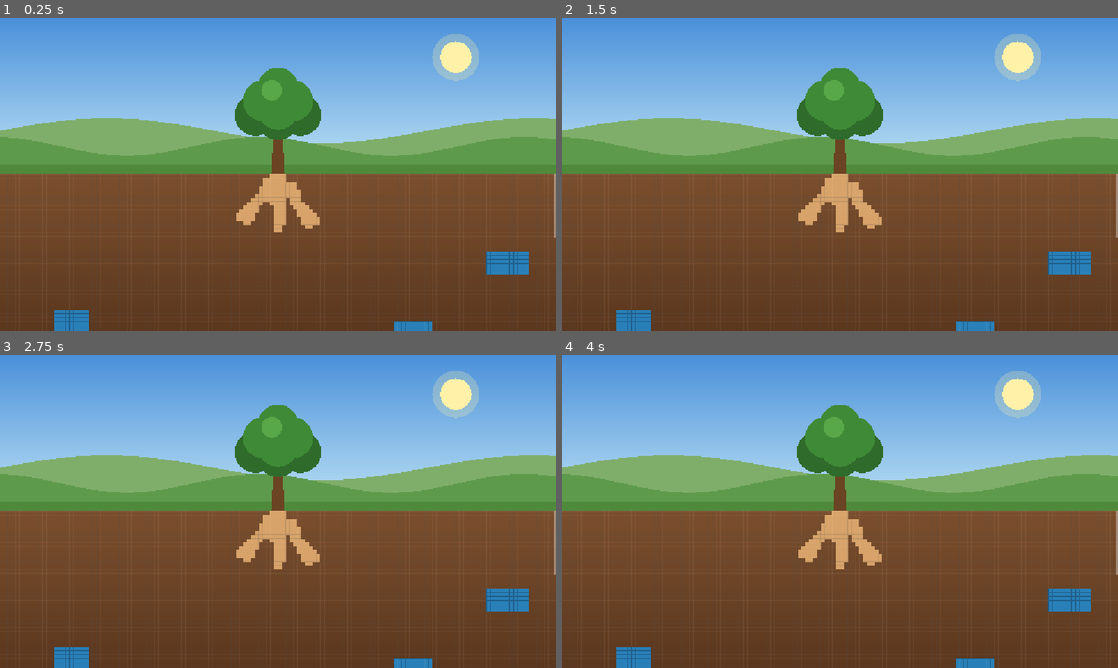
Above: before the commit, frames 1-4 (two rows, left to right).
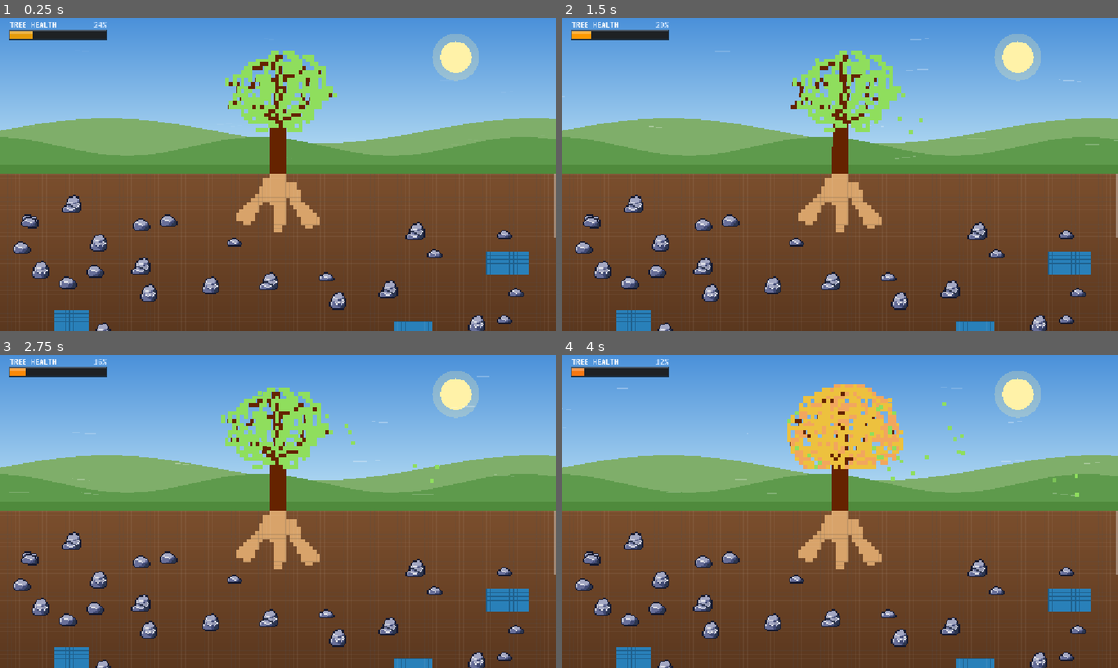
Above: after the commit, the same moments.

Repository: Jeeareen/ExtendoRoot
Game: Godot game, scene res://scenes/main.tscn
The game is run twice, just before and just after one commit, with the same random seed, the same clock (stepped at 60 frames per second) and the same inputs.
Inputs (mouse positions are in pixels of both pictures, inside the frame that each line leads up to):
- Up to frame 1 (0.25 s): no input
- Up to frame 2 (1.5 s): tap Enter at 0.5 s; move the mouse to (962, 158) at 0.52 s; click (962, 158) at 0.67 s; drag from (728, 190) to (812, 237) at 1.27 s
- Up to frame 3 (2.75 s): move the mouse to (333, 442) at 2.02 s; click (333, 442) at 2.17 s
- Up to frame 4 (4 s): drag from (812, 574) to (673, 464) at 2.77 s; move the mouse to (1006, 558) at 3.52 s; click (1006, 558) at 3.67 s

The runs differ from the first frame. In frame 1, 7.5% of the frame differs, in the area x 1-95%, y 1-100%; in frame 2, 7.5%; in frame 3, 7.6%; in frame 4, 8.4%, in the area x 0-97%, y 1-100%.

Commit message:
feat: add tree growth stages, wind sway & particles, rock obstacles, and health UI
- Render pixel-crisp tree trunk and leaf stages from spritesheet with smooth cross-dissolve transitions
- Add tree health system & VT323 UI bar that grows when absorbing water and decays when disconnected
- Add dynamic wind gusts, flying leaf particles, and height-based trunk/canopy oscillation
- Spawn scaled rock obstacles in soil that block root extension without overlapping water sources
- Interpolate mouse drag path so fast movement extends roots continuously without skipping cells

Diff:
--- a/project.godot
+++ b/project.godot
@@ -21,11 +21,16 @@
 window/stretch/mode="canvas_items"
 window/stretch/aspect="expand"
 
+[gui]
+
+theme/custom_font="res://assets/VT323-Regular.ttf"
+
 [physics]
 
 3d/physics_engine="Jolt Physics"
 
 [rendering]
 
+textures/canvas_textures/default_texture_filter=0
 rendering_device/driver.windows="d3d12"
 renderer/rendering_method="mobile"
--- a/scripts/main.gd
+++ b/scripts/main.gd
@@ -52,19 +52,108 @@
 # Extension nodes: Dictionary of Vector2i -> int (depth: 1 to 70)
 var _root_tiles: Dictionary = {}
 
+# Rocks in soil:
+# _rocks: Array of Dictionary { "pos": Vector2i(col, row), "src_rect": Rect2 }
+var _rocks: Array = []
+# Solid cells occupied by rock pixels: Vector2i(col, row) -> true
+var _rock_cells: Dictionary = {}
+const ROCK_SPRITE_SIZE := 16
+const ROCK_SCALE := 1.0 / 3.0
+const ROCK_GRID_SPAN := 6 # ceil(16 / 3)
+# Only plain stone variants without orange or green/teal colors around them
+const VALID_ROCK_VARIANTS := [
+	Vector2i(0, 0),
+	Vector2i(0, 1),
+	Vector2i(1, 1),
+	Vector2i(2, 1),
+	Vector2i(3, 1)
+]
+var _rocks_texture: Texture2D = null
+var _rocks_image: Image = null
+
 var _is_lmb_down: bool = false
 var _is_mmb_down: bool = false
+var _has_last_drag_cell: bool = false
+var _last_drag_cell: Vector2i = Vector2i.ZERO
 var _soil_scroll_y: float = 0.0
 
+# Water collection & Leaf spritesheet configuration
+const SPRITE_SIZE := 40
+const SPRITE_RECT_SMALLROOT := Rect2(0, 0, 40, 40)
+const SPRITE_RECT_BIGROOT := Rect2(40, 0, 40, 40)
+const SPRITE_RECT_MIDLEAVES := Rect2(80, 0, 40, 40)
+const SPRITE_RECT_LARGELEAVES := Rect2(0, 40, 40, 40)
+const SPRITE_RECT_SMALLLEAVES := Rect2(40, 40, 40, 40)
+const SPRITE_RECT_DRYLEAVES := Rect2(80, 40, 40, 40)
+
+# Water depletion rate when no active connection to water:
+# Tree loses 1.5 water per second when not actively connected to water.
+const WATER_DECAY_RATE := 1.5
+
+const MAX_TREE_HEALTH := 100.0
+# Health decay rate per second when disconnected from water
+const HEALTH_DECAY_RATE := 3.0
+# Health recovery rate per second when sucking water
+const HEALTH_REGEN_RATE := 8.0
+
+var _tree_texture: Texture2D = null
+var _vt323_font: Font = null
+var _water_stored: float = 0.0
+var _tree_health: float = 25.0 # Starts at initial stage (small dry tree)
+var _is_connected_to_water: bool = false
+var _active_water_intake_rate: float = 0.0
+
+# Wind & Leaf oscillation configuration
+const WIND_SWAY_FREQ := 5.5
+const WIND_MAX_SWAY_PX := 2.5 # Max leaf sway in sprite pixels
+var _wind_time: float = 0.0
+var _wind_strength: float = 0.0
+var _wind_target_strength: float = 0.8
+var _wind_direction: float = 1.0 # 1.0 = blowing right, -1.0 = blowing left
+var _wind_state_timer: float = 4.0
+var _wind_gust_particles: Array = []
+var _leaf_particles: Array = []
+var _leaf_spawn_timer: float = 0.0
+var _wind_rng := RandomNumberGenerator.new()
+
+# Exact leaf sprite colors from tree.png
+const SPRITE_LEAF_GREEN := Color8(143, 222, 93, 255)
+const SPRITE_LEAF_DRY_YELLOW := Color8(237, 193, 62, 255)
+const SPRITE_LEAF_DRY_ORANGE := Color8(242, 166, 94, 255)
+
+# Cross-dissolve state for smooth leaf and trunk transitions
+const DISSOLVE_DURATION := 0.55
+var _current_leaf_rect: Rect2 = SPRITE_RECT_SMALLLEAVES
+var _prev_leaf_rect: Rect2 = SPRITE_RECT_SMALLLEAVES
+var _current_leaf_offset_px: float = 0.0
+var _prev_leaf_offset_px: float = 0.0
+var _leaf_dissolve_t: float = 1.0
+
+var _current_trunk_rect: Rect2 = SPRITE_RECT_SMALLROOT
+var _prev_trunk_rect: Rect2 = SPRITE_RECT_SMALLROOT
+var _trunk_dissolve_t: float = 1.0
+
 
 func _ready() -> void:
+	texture_filter = CanvasItem.TEXTURE_FILTER_NEAREST
 	DisplayServer.window_set_mode(DisplayServer.WINDOW_MODE_FULLSCREEN)
+	if ResourceLoader.exists("res://assets/tree.png"):
+		_tree_texture = load("res://assets/tree.png")
+	if ResourceLoader.exists("res://assets/Rocks.png"):
+		_rocks_texture = load("res://assets/Rocks.png")
+		if _rocks_texture:
+			_rocks_image = _rocks_texture.get_image()
+	_vt323_font = load("res://assets/VT323-Regular.ttf")
+	_wind_rng.randomize()
 	get_viewport().size_changed.connect(_on_size_changed)
 	_generate_world()
+	_init_wind_particles()
 
 
 func _process(delta: float) -> void:
 	var needs_redraw := false
+	var intake_this_frame := 0.0
+	var connected_now := false
 
 	for bank in _water_banks:
 		var rect: Rect2i = bank["rect"]
@@ -73,17 +162,208 @@
 			continue # Bank is fully drained
 
 		if _is_root_touching_bank(bank):
+			connected_now = true
+			var layer_time: float = bank["layer_time"]
+			# Drain rate in water cells per second = width / layer_time = 1.0 / 0.4 = 2.5 cells/sec
+			var cells_per_second: float = float(rect.size.x) / layer_time
+			var absorbed: float = cells_per_second * delta
+			_water_stored = minf(_water_stored + absorbed, 200.0)
+			intake_this_frame += cells_per_second
+
 			bank["drain_timer"] += delta
-			var layer_time: float = bank["layer_time"]
-
 			while bank["drain_timer"] >= layer_time and bank["drained_layers"] < rect.size.y:
 				bank["drain_timer"] -= layer_time
 				bank["drained_layers"] += 1
 
 			needs_redraw = true
 
+	_is_connected_to_water = connected_now
+	_active_water_intake_rate = intake_this_frame
+
+	# When connected to water, health increases; when disconnected, health decreases over time
+	if connected_now:
+		var old_hp := _tree_health
+		_tree_health = minf(MAX_TREE_HEALTH, _tree_health + HEALTH_REGEN_RATE * delta)
+		if not is_equal_approx(old_hp, _tree_health):
+			needs_redraw = true
+	else:
+		if _water_stored > 0.0:
+			_water_stored = maxf(0.0, _water_stored - WATER_DECAY_RATE * delta)
+		var old_hp := _tree_health
+		_tree_health = maxf(0.0, _tree_health - HEALTH_DECAY_RATE * delta)
+		if not is_equal_approx(old_hp, _tree_health):
+			needs_redraw = true
+
+	if _update_wind(delta):
+		needs_redraw = true
+
+	if _update_tree_transitions(delta):
+		needs_redraw = true
+
+	if _update_leaf_particles(delta):
+		needs_redraw = true
+
 	if needs_redraw:
 		queue_redraw()
+
+
+func _get_target_leaf_rect() -> Rect2:
+	if _tree_health <= 15.0:
+		return SPRITE_RECT_DRYLEAVES
+	elif _tree_health < 50.0:
+		return SPRITE_RECT_SMALLLEAVES
+	elif _tree_health < 85.0:
+		return SPRITE_RECT_MIDLEAVES
+	else:
+		return SPRITE_RECT_LARGELEAVES
+
+
+func _get_target_trunk_rect() -> Rect2:
+	return SPRITE_RECT_BIGROOT if _tree_health >= 50.0 else SPRITE_RECT_SMALLROOT
+
+
+func _get_target_leaf_offset_px(leaf_rect: Rect2, is_big_root: bool) -> float:
+	if not is_big_root:
+		return 0.0
+	return 3.0 if leaf_rect == SPRITE_RECT_MIDLEAVES else 5.0
+
+
+func _update_tree_transitions(delta: float) -> bool:
+	var changed := false
+	var target_leaf := _get_target_leaf_rect()
+	var target_trunk := _get_target_trunk_rect()
+	var is_big_root := target_trunk == SPRITE_RECT_BIGROOT
+	var target_offset_px := _get_target_leaf_offset_px(target_leaf, is_big_root)
+
+	if target_leaf != _current_leaf_rect or not is_equal_approx(target_offset_px, _current_leaf_offset_px):
+		_prev_leaf_rect = _current_leaf_rect
+		_prev_leaf_offset_px = _current_leaf_offset_px
+		_current_leaf_rect = target_leaf
+		_current_leaf_offset_px = target_offset_px
+		_leaf_dissolve_t = 0.0
+		changed = true
+
+	if target_trunk != _current_trunk_rect:
+		_prev_trunk_rect = _current_trunk_rect
+		_current_trunk_rect = target_trunk
+		_trunk_dissolve_t = 0.0
+		changed = true
+
+	if _leaf_dissolve_t < 1.0:
+		_leaf_dissolve_t = minf(1.0, _leaf_dissolve_t + delta / DISSOLVE_DURATION)
+		changed = true
+
+	if _trunk_dissolve_t < 1.0:
+		_trunk_dissolve_t = minf(1.0, _trunk_dissolve_t + delta / DISSOLVE_DURATION)
+		changed = true
+
+	return changed
+
+
+func _pick_current_leaf_color() -> Color:
+	if _tree_health <= 15.0:
+		var r := _wind_rng.randf()
+		if r < 0.55:
+			return SPRITE_LEAF_DRY_YELLOW
+		elif r < 0.88:
+			return SPRITE_LEAF_DRY_ORANGE
+		else:
+			return SPRITE_LEAF_GREEN
+	return SPRITE_LEAF_GREEN
+
+
+func _update_leaf_particles(delta: float) -> bool:
+	var size := get_viewport_rect().size
+	var mid := size.y * 0.5
+	var changed := false
+
+	# Spawn flying leaves from canopy when wind is active
+	if _wind_strength > 0.12 and size.x > 10.0:
+		var spawn_rate := 1.5 + _wind_strength * 6.5
+		_leaf_spawn_timer += delta * spawn_rate
+		while _leaf_spawn_timer >= 1.0:
+			_leaf_spawn_timer -= 1.0
+			var cols := int(ceil(size.x / TILE_SIZE))
+			var center_col := int(cols * 0.5)
+			var root_left_screen_x := float(center_col - 2) * TILE_SIZE
+			var dest_pos := Vector2(root_left_screen_x - 17.0 * TILE_SIZE, mid - 37.0 * TILE_SIZE)
+			# Canopy area in sprite coordinates is roughly x: 5..35, y: 4..25
+			var spawn_x := dest_pos.x + _wind_rng.randf_range(6.0, 34.0) * TILE_SIZE
+			var spawn_y := dest_pos.y + _wind_rng.randf_range(5.0, 24.0) * TILE_SIZE - _current_leaf_offset_px * TILE_SIZE
+			_leaf_particles.append({
+				"x": spawn_x,
+				"y": spawn_y,
+				"vx": _wind_rng.randf_range(90.0, 175.0),
+				"vy": _wind_rng.randf_range(12.0, 36.0),
+				"phase": _wind_rng.randf_range(0.0, TAU),
+				"freq": _wind_rng.randf_range(3.5, 6.5),
+				"color": _pick_current_leaf_color(),
+				"age": 0.0,
+				"max_age": _wind_rng.randf_range(3.0, 5.5)
+			})
+			changed = true
+
+	for i in range(_leaf_particles.size() - 1, -1, -1):
+		var lp: Dictionary = _leaf_particles[i]
+		lp["age"] += delta
+		var wind_drive := maxf(_wind_strength, 0.2)
+		lp["x"] += _wind_direction * lp["vx"] * wind_drive * delta
+		lp["y"] += (lp["vy"] + sin(_wind_time * lp["freq"] + lp["phase"]) * 28.0) * delta
+		changed = true
+
+		if lp["age"] >= lp["max_age"] or lp["y"] >= mid - TILE_SIZE * 0.5 or lp["x"] < -32.0 or lp["x"] > size.x + 32.0:
+			_leaf_particles.remove_at(i)
+
+	return changed
+
+
+func _init_wind_particles() -> void:
+	_wind_gust_particles.clear()
+	var size := get_viewport_rect().size
+	var mid := maxf(size.y * 0.5, 200.0)
+	var width := maxf(size.x, 400.0)
+	for i in 14:
+		_wind_gust_particles.append({
+			"x": _wind_rng.randf_range(0.0, width),
+			"y": _wind_rng.randf_range(mid * 0.1, mid * 0.9),
+			"len": _wind_rng.randf_range(28.0, 65.0),
+			"speed": _wind_rng.randf_range(140.0, 260.0),
+			"alpha": _wind_rng.randf_range(0.18, 0.42)
+		})
+
+
+func _update_wind(delta: float) -> bool:
+	_wind_state_timer -= delta
+	if _wind_state_timer <= 0.0:
+		# Alternate between windy gusts and calm intervals
+		if _wind_target_strength > 0.15:
+			# Switch to calm or light breeze
+			_wind_target_strength = 0.0 if _wind_rng.randf() < 0.55 else _wind_rng.randf_range(0.25, 0.5)
+			_wind_state_timer = _wind_rng.randf_range(2.5, 5.0)
+		else:
+			# Trigger a wind gust
+			_wind_target_strength = _wind_rng.randf_range(0.65, 1.0)
+			_wind_direction = -1.0 if _wind_rng.randf() < 0.5 else 1.0
+			_wind_state_timer = _wind_rng.randf_range(3.5, 6.5)
+
+	var prev_strength := _wind_strength
+	_wind_strength = move_toward(_wind_strength, _wind_target_strength, delta * 0.65)
+
+	if _wind_strength > 0.01:
+		_wind_time += delta * (0.6 + _wind_strength * 0.8)
+		var size := get_viewport_rect().size
+		var mid := size.y * 0.5
+		for p in _wind_gust_particles:
+			p["x"] += _wind_direction * p["speed"] * _wind_strength * delta
+			if _wind_direction > 0.0 and p["x"] > size.x + p["len"]:
+				p["x"] = -p["len"]
+				p["y"] = _wind_rng.randf_range(mid * 0.08, mid * 0.92)
+			elif _wind_direction < 0.0 and p["x"] < -p["len"]:
+				p["x"] = size.x + p["len"]
+				p["y"] = _wind_rng.randf_range(mid * 0.08, mid * 0.92)
+		return true
+
+	return not is_equal_approx(prev_strength, _wind_strength)
 
 
 func _is_root_touching_bank(bank: Dictionary) -> bool:
@@ -111,6 +391,7 @@
 
 func _on_size_changed() -> void:
 	_generate_world()
+	_init_wind_particles()
 	_clamp_scroll()
 	queue_redraw()
 
@@ -135,7 +416,10 @@
 		if event.button_index == MOUSE_BUTTON_LEFT:
 			_is_lmb_down = event.pressed
 			if _is_lmb_down:
+				_has_last_drag_cell = false
 				_interact_at_pos(event.position)
+			else:
+				_has_last_drag_cell = false
 
 		elif event.button_index == MOUSE_BUTTON_MIDDLE:
 			_is_mmb_down = event.pressed
@@ -224,30 +508,68 @@
 	var size := get_viewport_rect().size
 	var mid := size.y * 0.5
 	if screen_pos.y < mid or screen_pos.y >= size.y or screen_pos.x < 0 or screen_pos.x >= size.x:
+		_has_last_drag_cell = false
 		return
 
 	var soil_relative_y := (screen_pos.y - mid) + _soil_scroll_y
 	var col := int(screen_pos.x / TILE_SIZE)
 	var row := int(soil_relative_y / TILE_SIZE)
 	if row < 0 or row >= TOTAL_SOIL_ROWS:
+		_has_last_drag_cell = false
 		return
 
-	var cell := Vector2i(col, row)
-
-	if _is_cell_water(cell) or _initial_root_tiles.has(cell) or _root_tiles.has(cell):
-		return
-
+	var target_cell := Vector2i(col, row)
+	var changed := false
+
+	if _has_last_drag_cell:
+		# Step cell-by-cell along the drag line so fast mouse movement never skips tiles
+		var diff := target_cell - _last_drag_cell
+		var steps := maxi(absi(diff.x), absi(diff.y))
+		for s in range(1, steps + 1):
+			var t := float(s) / float(steps)
+			var interp_cell := Vector2i(
+				roundi(lerpf(float(_last_drag_cell.x), float(target_cell.x), t)),
+				roundi(lerpf(float(_last_drag_cell.y), float(target_cell.y), t))
+			)
+			if _try_extend_root_at_cell(interp_cell):
+				changed = true
+	else:
+		if _try_extend_root_at_cell(target_cell):
+			changed = true
+
+	_last_drag_cell = target_cell
+	_has_last_drag_cell = true
+
+	if changed:
+		queue_redraw()
+
+
+func _try_extend_root_at_cell(cell: Vector2i) -> bool:
+	if cell.y < 0 or cell.y >= TOTAL_SOIL_ROWS:
+		return false
+	if _is_cell_water(cell) or _rock_cells.has(cell):
+		return false
+
+	# Find minimum depth among existing root tiles in or adjacent to this cell
+	# (Checking cell itself allows continuous extension when the previous step's brush covered this cell)
 	var parent_depth := _get_neighbor_min_depth(cell)
+	if _initial_root_tiles.has(cell):
+		parent_depth = 0
+	elif _root_tiles.has(cell):
+		var self_d: int = _root_tiles[cell]
+		if parent_depth == -1 or self_d < parent_depth:
+			parent_depth = self_d
+
 	if parent_depth == -1:
-		return
+		return false
 
 	var new_depth := parent_depth + 1
 	if new_depth > MAX_ROOT_STEPS:
-		return
+		return false
 
 	var w := _get_width_for_depth(new_depth)
 	if w <= 0:
-		return
+		return false
 
 	var half_w := int(w / 2)
 	var changed := false
@@ -256,14 +578,13 @@
 			var target := cell + Vector2i(c_offset, r_offset)
 			if target.y < 0 or target.y >= TOTAL_SOIL_ROWS:
 				continue
-			if _is_cell_water(target) or _initial_root_tiles.has(target):
+			if _is_cell_water(target) or _rock_cells.has(target) or _initial_root_tiles.has(target):
 				continue
 			if not _root_tiles.has(target):
 				_root_tiles[target] = new_depth
 				changed = true
 
-	if changed:
-		queue_redraw()
+	return changed
 
 
 func _generate_world() -> void:
@@ -275,6 +596,7 @@
 
 	_generate_water_sources(cols, rows)
 	_generate_initial_roots(cols)
+	_generate_rocks(cols, rows)
 
 
 func _add_brush_tiles(cx: int, cy: int, width: int) -> void:
@@ -357,13 +679,146 @@
 				_water_bank_lookup[Vector2i(origin_x + c, origin_y + r)] = bank_idx
 
 
+func _generate_rocks(cols: int, rows: int) -> void:
+	_rocks.clear()
+	_rock_cells.clear()
+	if not _rocks_texture:
+		return
+
+	var rng := RandomNumberGenerator.new()
+	rng.seed = 9001
+
+	var target_rocks := clampi(int(cols * rows / 250), 18, 55)
+	var attempts := 0
+
+	while _rocks.size() < target_rocks and attempts < 600:
+		attempts += 1
+		var origin_x := rng.randi_range(2, maxi(cols - ROCK_GRID_SPAN - 2, 2))
+		var origin_y := rng.randi_range(4, maxi(rows - ROCK_GRID_SPAN - 2, 4))
+
+		# Check that the scaled footprint (plus a 1-cell margin) doesn't overlap water, initial roots, or other rocks
+		var overlaps := false
+		for r in range(-1, ROCK_GRID_SPAN + 1):
+			for c in range(-1, ROCK_GRID_SPAN + 1):
+				var check_cell := Vector2i(origin_x + c, origin_y + r)
+				if _water_bank_lookup.has(check_cell) or _initial_root_tiles.has(check_cell) or _rock_cells.has(check_cell):
+					overlaps = true
+					break
+			if overlaps:
+				break
+
+		if overlaps:
+			continue
+
+		var variant: Vector2i = VALID_ROCK_VARIANTS[rng.randi_range(0, VALID_ROCK_VARIANTS.size() - 1)]
+		var src_x := variant.x * ROCK_SPRITE_SIZE
+		var src_y := variant.y * ROCK_SPRITE_SIZE
+		var src_rect := Rect2(src_x, src_y, ROCK_SPRITE_SIZE, ROCK_SPRITE_SIZE)
+
+		_rocks.append({
+			"pos": Vector2i(origin_x, origin_y),
+			"src_rect": src_rect
+		})
+
+		# Mark solid grid cells where the 1/3x scaled rock sprite has opaque pixels
+		for r in ROCK_SPRITE_SIZE:
+			for c in ROCK_SPRITE_SIZE:
+				var is_solid := true
+				if _rocks_image:
+					is_solid = _rocks_image.get_pixel(src_x + c, src_y + r).a > 0.1
+				if is_solid:
+					var cell_c := int(floor(float(c) * ROCK_SCALE))
+					var cell_r := int(floor(float(r) * ROCK_SCALE))
+					_rock_cells[Vector2i(origin_x + cell_c, origin_y + cell_r)] = true
+
+
 func _draw() -> void:
 	var size := get_viewport_rect().size
 	var mid := size.y * 0.5
 	_draw_sky(size, mid)
 	_draw_hills(size, mid)
+	_draw_wind_gusts(mid)
 	_draw_tree(Vector2(size.x * 0.5, mid), mid)
+	_draw_leaf_particles(mid)
 	_draw_soil_grid(size, mid)
+	_draw_health_bar(size)
+
+
+func _draw_leaf_particles(mid: float) -> void:
+	for lp in _leaf_particles:
+		var x: float = lp["x"]
+		var y: float = lp["y"]
+		if y >= mid - TILE_SIZE:
+			continue
+		var age: float = lp["age"]
+		var max_age: float = lp["max_age"]
+		var fade := 1.0
+		if age > max_age - 0.8:
+			fade = clampf((max_age - age) / 0.8, 0.0, 1.0)
+		var col: Color = lp["color"]
+		col.a = fade
+		draw_rect(Rect2(Vector2(x, y), Vector2(TILE_SIZE, TILE_SIZE)), col)
+
+
+func _draw_wind_gusts(mid: float) -> void:
+	if _wind_strength <= 0.05:
+		return
+	for p in _wind_gust_particles:
+		var y: float = p["y"]
+		if y >= mid:
+			continue
+		var x: float = p["x"]
+		var length: float = p["len"] * (0.5 + 0.5 * _wind_strength)
+		var alpha: float = p["alpha"] * _wind_strength
+		# Subtle wave along the wind streak
+		var wave_y := sin(_wind_time * 4.0 + x * 0.03) * 2.0
+		var p1 := Vector2(x, y + wave_y)
+		var p2 := Vector2(x + length * _wind_direction, y - wave_y)
+		draw_line(p1, p2, Color(1.0, 1.0, 1.0, alpha), 1.5)
+
+
+func _draw_health_bar(_size: Vector2) -> void:
+	if not _vt323_font:
+		return
+
+	var bar_pos := Vector2(20.0, 26.0)
+	var bar_w := 200.0
+	var bar_h := 18.0
+	var border_w := 2.0
+
+	var font_size := 22
+
+	# Title text above the bar
+	draw_string(_vt323_font, bar_pos + Vector2(0.0, -6.0), "TREE HEALTH", HORIZONTAL_ALIGNMENT_LEFT, -1, font_size, Color.WHITE)
+
+	# Status text on the right (e.g. 75% or Absorbing / Drying)
+	var hp_ratio := clampf(_tree_health / MAX_TREE_HEALTH, 0.0, 1.0)
+	var hp_pct_str := "%d%%" % int(hp_ratio * 100.0)
+	draw_string(_vt323_font, bar_pos + Vector2(bar_w - 40.0, -6.0), hp_pct_str, HORIZONTAL_ALIGNMENT_RIGHT, 40.0, font_size, Color("d0e6ff"))
+
+	# Outer border/drop shadow
+	draw_rect(Rect2(bar_pos - Vector2(border_w, border_w), Vector2(bar_w + border_w * 2.0, bar_h + border_w * 2.0)), Color(0, 0, 0, 0.7))
+	# Inner dark background
+	draw_rect(Rect2(bar_pos, Vector2(bar_w, bar_h)), Color(0.12, 0.12, 0.12, 0.85))
+
+	# Filled bar color based on health level: green -> yellow -> red
+	var fill_color: Color
+	if hp_ratio > 0.5:
+		fill_color = Color("4caf50").lerp(Color("8bc34a"), (hp_ratio - 0.5) * 2.0)
+	elif hp_ratio > 0.2:
+		fill_color = Color("ff9800").lerp(Color("4caf50"), (hp_ratio - 0.2) / 0.3)
+	else:
+		fill_color = Color("e53935").lerp(Color("ff9800"), hp_ratio / 0.2)
+
+	var current_w := bar_w * hp_ratio
+	if current_w > 0.0:
+		# Main filled bar
+		draw_rect(Rect2(bar_pos, Vector2(current_w, bar_h)), fill_color)
+		# Gloss highlight line on top half of the bar
+		draw_rect(Rect2(bar_pos, Vector2(current_w, bar_h * 0.4)), Color(1.0, 1.0, 1.0, 0.25))
+
+	# Inner outline
+	draw_rect(Rect2(bar_pos, Vector2(bar_w, bar_h)), Color(1.0, 1.0, 1.0, 0.2), false, 1.0)
 
 
 func _draw_sky(size: Vector2, mid: float) -> void:
@@ -395,6 +850,66 @@
 
 
 func _draw_tree(base: Vector2, mid: float) -> void:
+	if _tree_texture:
+		_draw_tree_spritesheet(base, mid)
+	else:
+		_draw_tree_procedural(base, mid)
+
+
+func _draw_tree_spritesheet(base: Vector2, _mid: float) -> void:
+	# 1px of the tree sprite = 8x8px on screen (exact same size as soil grid squares)
+	var tree_pixel_scale := TILE_SIZE
+	var scaled_size := Vector2(SPRITE_SIZE, SPRITE_SIZE) * tree_pixel_scale
+
+	# Align the 4px-wide trunk (x=17..20 in sprite) directly on top of the 4-cell-wide main root:
+	# Main root top spans columns [center_col - 2 .. center_col + 1]
+	var size := get_viewport_rect().size
+	var cols := int(ceil(size.x / TILE_SIZE))
+	var center_col := int(cols * 0.5)
+	var root_left_screen_x := float(center_col - 2) * TILE_SIZE
+
+	# In the 40x40 sprite, the 4px-wide trunk starts at x=17 and ends at y=36 (37px tall from 0..36)
+	var dest_pos := Vector2(root_left_screen_x - 17.0 * tree_pixel_scale, base.y - 37.0 * tree_pixel_scale)
+
+	# Calculate left-right oscillation when there is wind
+	var sway_px := (sin(_wind_time * WIND_SWAY_FREQ) * WIND_MAX_SWAY_PX + _wind_direction * 0.6) * _wind_strength
+	var base_oscillation_x := sway_px * tree_pixel_scale
+	var leaf_offset_x := base_oscillation_x * 0.75
+
+	# Draw trunk/roots base sprite with height-dependent bending and cross-dissolve transition:
+	var trunk_t := smoothstep(0.0, 1.0, _trunk_dissolve_t)
+	for row_y in SPRITE_SIZE:
+		# Normalized height from trunk base (0.0 at bottom y>=36, up to 1.0 at top y=0)
+		var height_t := clampf((36.0 - float(row_y)) / 32.0, 0.0, 1.0)
+		# Smooth quadratic bend so lower region stays almost 0 and upper reaches 0.5 * base_oscillation_x
+		var trunk_row_offset_x := base_oscillation_x * 0.5 * (height_t * height_t)
+		var dst_row_rect := Rect2(
+			dest_pos.x + trunk_row_offset_x,
+			dest_pos.y + float(row_y) * tree_pixel_scale,
+			scaled_size.x,
+			tree_pixel_scale
+		)
+
+		if trunk_t < 1.0 and _prev_trunk_rect != _current_trunk_rect:
+			var prev_src_row := Rect2(_prev_trunk_rect.position.x, _prev_trunk_rect.position.y + row_y, SPRITE_SIZE, 1.0)
+			draw_texture_rect_region(_tree_texture, dst_row_rect, prev_src_row, Color(1.0, 1.0, 1.0, 1.0 - trunk_t))
+
+		var cur_src_row := Rect2(_current_trunk_rect.position.x, _current_trunk_rect.position.y + row_y, SPRITE_SIZE, 1.0)
+		draw_texture_rect_region(_tree_texture, dst_row_rect, cur_src_row, Color(1.0, 1.0, 1.0, trunk_t))
+
+	# Draw leaves on top with smooth cross-dissolve and interpolated vertical offset
+	var leaf_t := smoothstep(0.0, 1.0, _leaf_dissolve_t)
+	if leaf_t < 1.0:
+		var prev_offset_y := _prev_leaf_offset_px * tree_pixel_scale
+		var prev_leaf_dest := Rect2(dest_pos + Vector2(leaf_offset_x, -prev_offset_y), scaled_size)
+		draw_texture_rect_region(_tree_texture, prev_leaf_dest, _prev_leaf_rect, Color(1.0, 1.0, 1.0, 1.0 - leaf_t))
+
+	var cur_offset_y := _current_leaf_offset_px * tree_pixel_scale
+	var cur_leaf_dest := Rect2(dest_pos + Vector2(leaf_offset_x, -cur_offset_y), scaled_size)
+	draw_texture_rect_region(_tree_texture, cur_leaf_dest, _current_leaf_rect, Color(1.0, 1.0, 1.0, leaf_t))
+
+
+func _draw_tree_procedural(base: Vector2, mid: float) -> void:
 	var h := mid * 0.6
 	var w := h * 0.1
 	# Trunk (slightly tapered)
@@ -470,6 +985,39 @@
 					draw_rect(tile_rect, WATER_COLOR)
 					draw_rect(tile_rect, WATER_EDGE, false, 0.75)
 
+	# 4. Rocks rendered on the soil grid at 1/3x scale (clipped to visible soil rows)
+	if _rocks_texture:
+		var rock_draw_size := float(ROCK_SPRITE_SIZE) * TILE_SIZE * ROCK_SCALE
+		var rock_pixel_scale := TILE_SIZE * ROCK_SCALE
+		for rock in _rocks:
+			var pos: Vector2i = rock["pos"]
+			var src_rect: Rect2 = rock["src_rect"]
+			var rock_top_row := pos.y
+			var rock_bottom_row := pos.y + ROCK_GRID_SPAN
+			if rock_bottom_row <= start_row or rock_top_row > end_row:
+				continue
+
+			# Clip top of rock if it scrolls above the soil horizon line (mid)
+			var screen_x := float(pos.x) * TILE_SIZE
+			var screen_y := mid + (float(pos.y) * TILE_SIZE - _soil_scroll_y)
+			var draw_src := src_rect
+			var draw_dst := Rect2(
+				Vector2(screen_x, screen_y),
+				Vector2(rock_draw_size, rock_draw_size)
+			)
+
+			if screen_y < mid:
+				var clip_px := mid - screen_y
+				var clip_tex_px := clip_px / rock_pixel_scale
+				if clip_tex_px >= ROCK_SPRITE_SIZE:
+					continue
+				draw_src.position.y += clip_tex_px
+				draw_src.size.y -= clip_tex_px
+				draw_dst.position.y = mid
+				draw_dst.size.y -= clip_px
+
+			draw_texture_rect_region(_rocks_texture, draw_dst, draw_src)
+
 	# Scrollbar indicator on the right edge
 	var scroll_track_h := visible_soil_height
 	var max_s := _max_scroll_y()
Binary file added: assets/Rocks.png
Not shown, added: assets/Rocks.png.import
Binary file added: assets/VT323-Regular.ttf
Not shown, added: assets/VT323-Regular.ttf.import
Binary file added: assets/tree.png
Not shown, added: assets/tree.png.import
